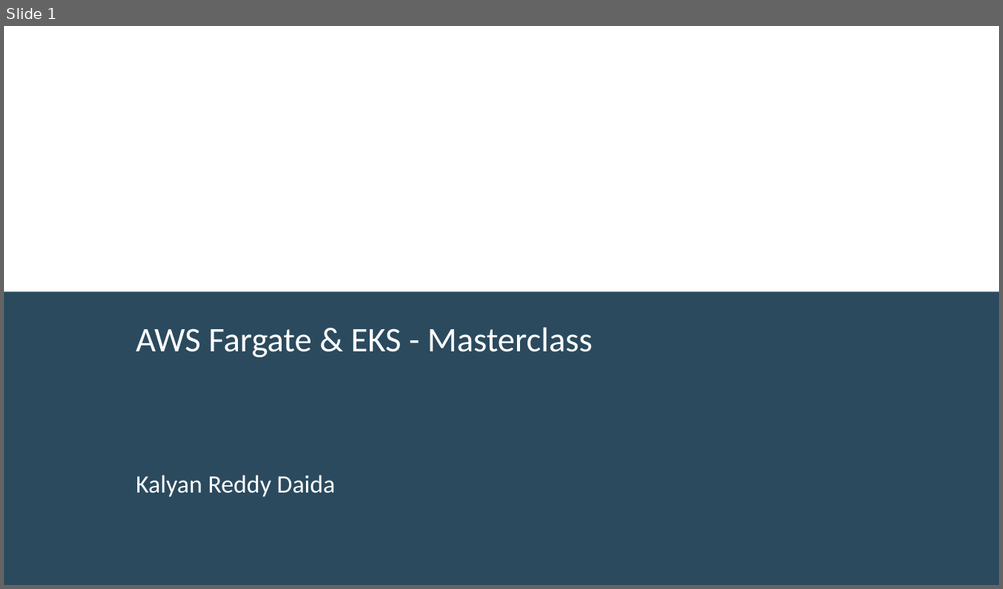
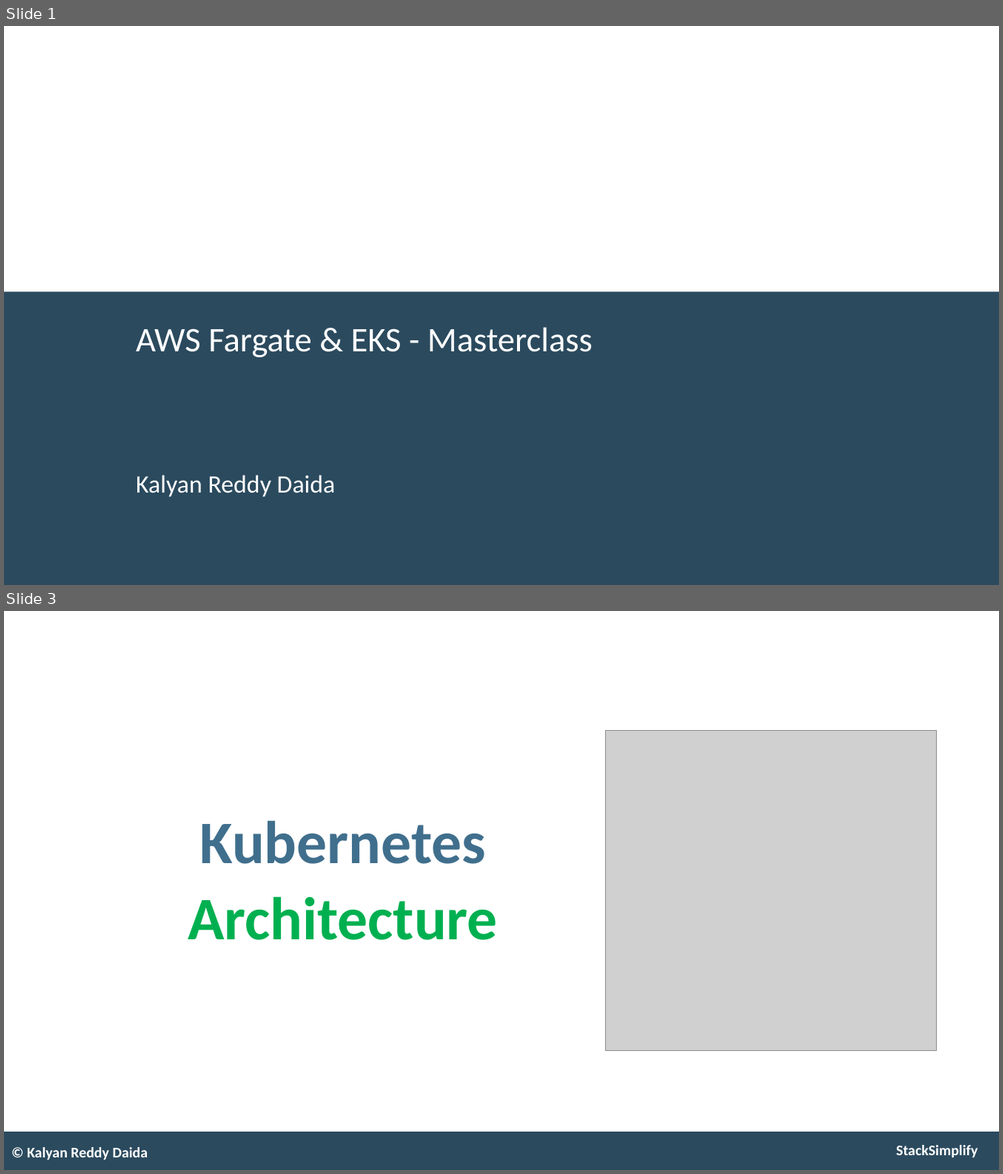
Before and after one commit to stacksimplify/aws-eks-kubernetes-masterclass, a slide deck: presentation/AWS-Fargate-and-EKS-Masterclass.pptx. Shown one above the other, each under a label of ours: slide 1 before the commit, slides 1 and 3 after it; the slides between them are not shown. The pictures are 1003x589 and 1003x1174 pixels, drawn with LibreOffice and Linux fonts; fonts in the diff are those of the drawing; grey boxes stand for pictures. Boxes give left, top, right and bottom in pixels: in the first picture for what was removed or moved away, otherwise in the second. Text is boxed around its words. In the diff, an @@ line names an element or a change of style, - is before the commit and + after.

Commit message:
Welcome to Stack Simplify

```diff
--- a/presentation/AWS-Fargate-and-EKS-Masterclass.pptx
+++ b/presentation/AWS-Fargate-and-EKS-Masterclass.pptx
@@ slide 3 added at (4,611,999,1170), background #FFFFFF; not listed: 1 template element that a slide beside it also shows @@
@@ picture added at (605,730,935,1051) @@
@@ text added at (188,820,498,940), 70 pt, text #00B050, bold @@
+Kubernetes
+Architecture
@@ text added at (27,1147,148,1160), 17 pt, text #FFFFFF, bold @@
+© Kalyan Reddy Daida
@@ text added at (896,1145,977,1158), 17 pt, text #FFFFFF, bold @@
+StackSimplify
```
Also in this commit, not shown: 2 slides changed, 7 other slides added, 1 other file.
